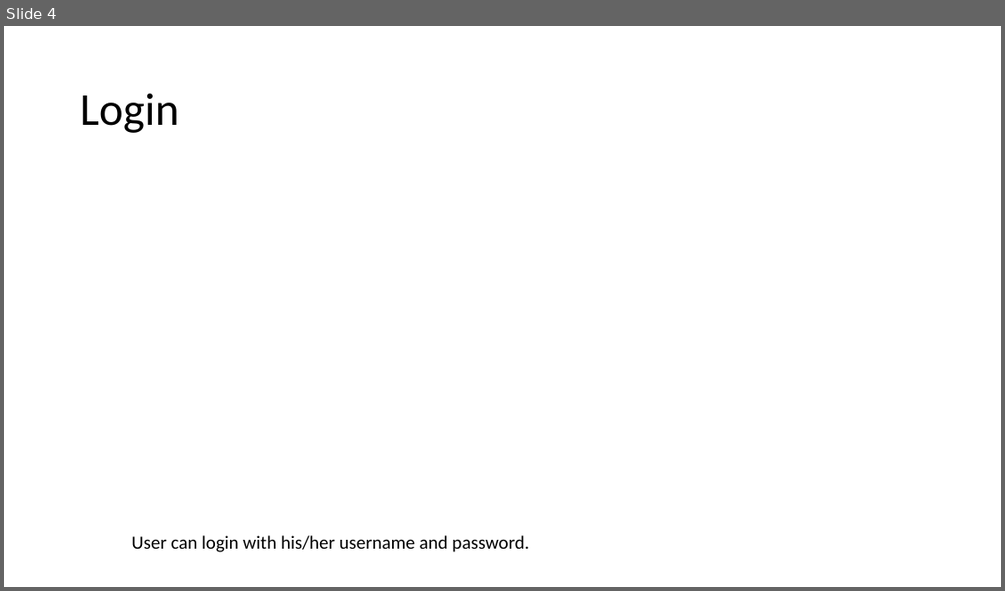
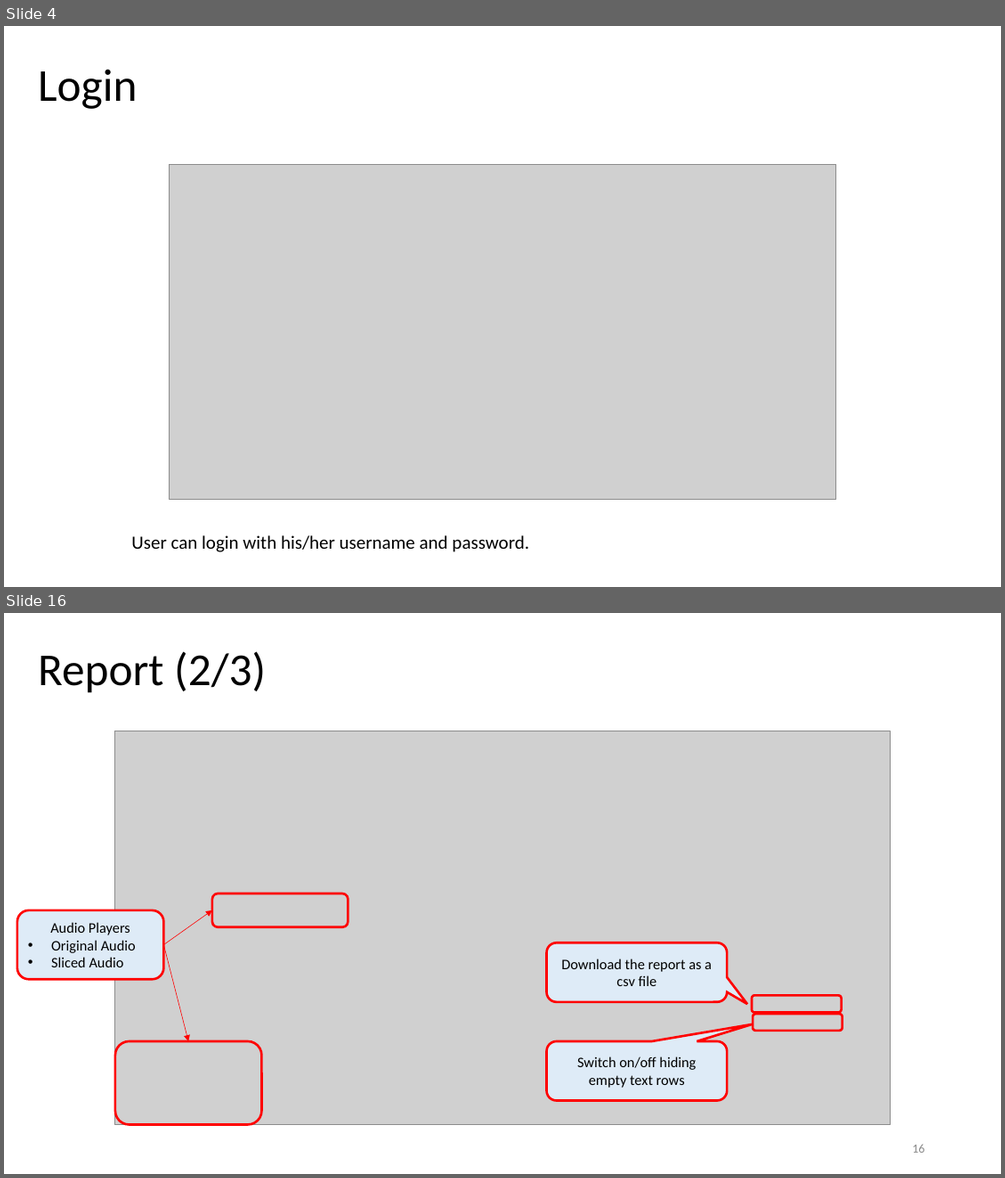
Before and after one commit to ZirconiumZr/UOB_SIT, a slide deck: uob_website/analysis/utils/Voice_To_Text_Analysis_Web_UserGuide.pptx. Shown one above the other, each under a label of ours: slide 4 before the commit, slides 4 and 16 after it; the slides between them are not shown. The pictures are 1005x591 and 1005x1178 pixels, drawn with LibreOffice and Linux fonts; fonts in the diff are those of the drawing; grey boxes stand for pictures. Boxes give left, top, right and bottom in pixels: in the first picture for what was removed or moved away, otherwise in the second. Text is boxed around its words. In the diff, an @@ line names an element or a change of style, - is before the commit and + after.

```diff
--- a/uob_website/analysis/utils/Voice_To_Text_Analysis_Web_UserGuide.pptx
+++ b/uob_website/analysis/utils/Voice_To_Text_Analysis_Web_UserGuide.pptx
@@ slide 16 added at (x1=4, y1=613, x2=1001, y2=1174), background #FFFFFF @@
@@ text added at (x1=38, y1=651, x2=266, y2=693), 44 pt, text #000000 @@
+Report (2/3)
@@ picture added at (x1=115, y1=731, x2=890, y2=1125) @@
@@ group added at (x1=17, y1=893, x2=348, y2=1125): 3 rounded rectangles, 2 arrows @@
+Audio Players
+• Original Audio
+• Sliced Audio
@@ rounded speech box added at (x1=547, y1=943, x2=727, y2=1002), fill #DEEBF7, outline #FF0000 2.25 pt, 14 pt, text #000000 @@
+Download the report as a csv file
@@ rounded rectangle added at (x1=752, y1=995, x2=841, y2=1013), outline #FF0000 2.25 pt @@
@@ rounded rectangle added at (x1=752, y1=1013, x2=842, y2=1030), outline #FF0000 2.25 pt @@
@@ rounded speech box added at (x1=547, y1=1041, x2=727, y2=1101), fill #DEEBF7, outline #FF0000 2.25 pt, 14 pt, text #000000 @@
+Switch on/off hiding empty text rows
@@ page number added at (x1=912, y1=1144, x2=924, y2=1152), 12 pt, text #8C8C8C @@
+16
@@ slide 4 changed as well @@
@@ text "Login" moved from (x1=80, y1=93, x2=178, y2=133) to (x1=38, y1=69, x2=137, y2=109) @@
@@ text "Login" at (x1=38, y1=69, x2=137, y2=109): line spacing 0.9 to 1 @@
@@ picture added at (x1=170, y1=164, x2=836, y2=499) @@
```
Also in this commit, not shown: 2 other slides changed, 11 other slides added, 9 slides removed.
